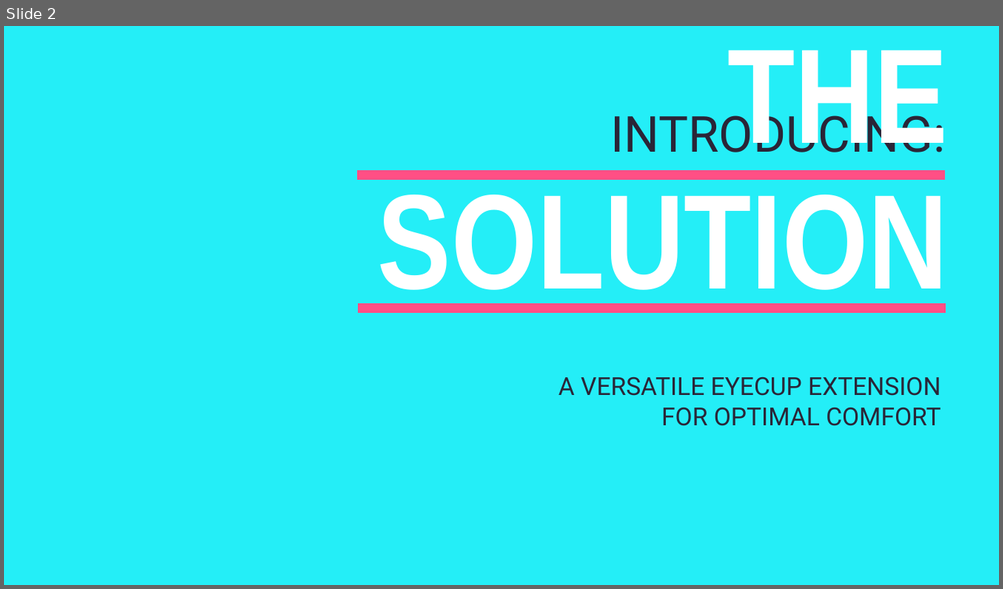
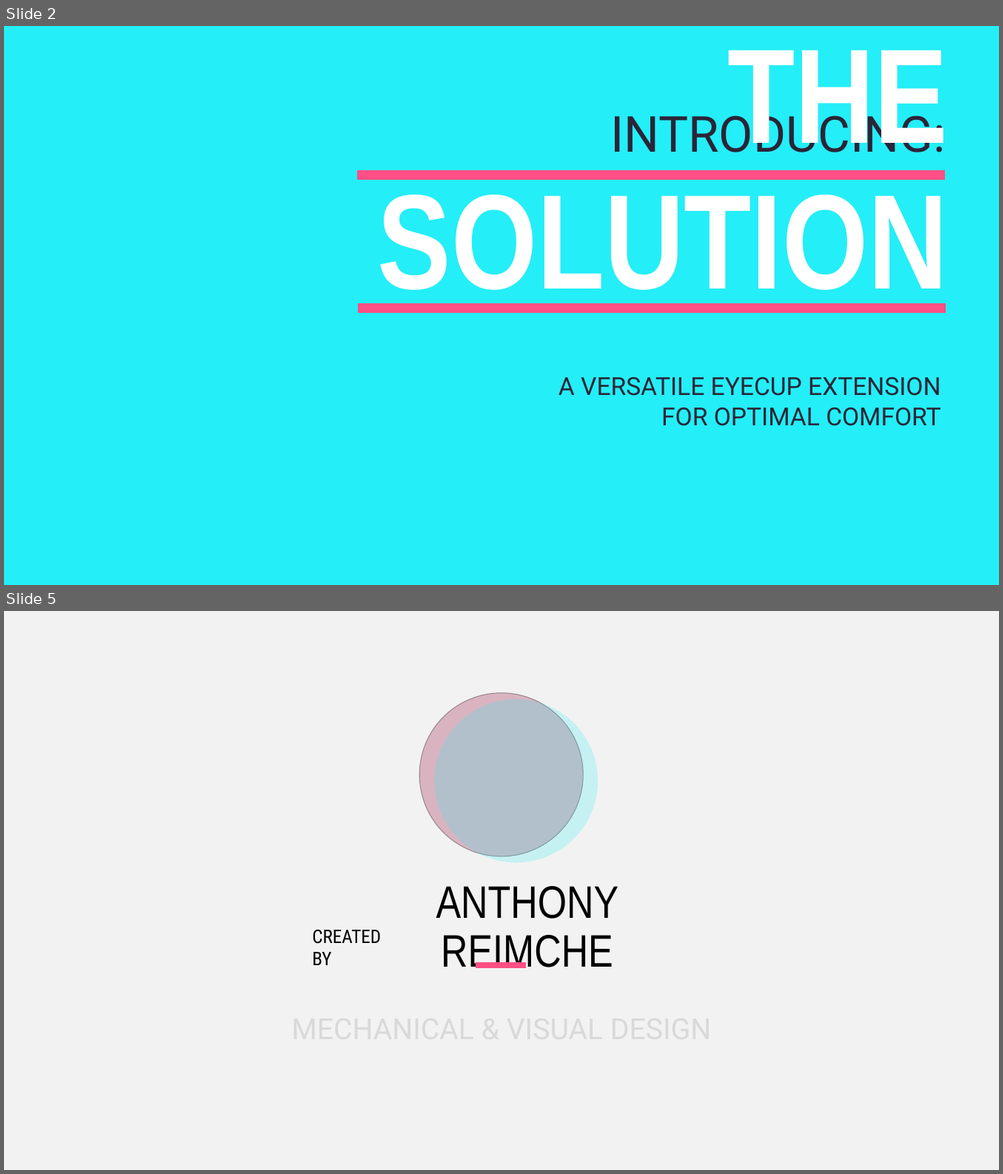
Before and after one commit to papillon-des-ombres/Nikon-D3400-DK-25-Extension, a slide deck: Promo.pptx. Shown one above the other, each under a label of ours: slide 2 before the commit, slides 2 and 5 after it; the slides between them are not shown. The pictures are 1003x589 and 1003x1174 pixels, drawn with LibreOffice and Linux fonts; fonts in the diff are those of the drawing; grey boxes stand for pictures; background and template pictures are left out. Boxes give left, top, right and bottom in pixels: in the first picture for what was removed or moved away, otherwise in the second. Text is boxed around its words. In the diff, an @@ line names an element or a change of style, - is before the commit and + after.

```diff
--- a/Promo.pptx
+++ b/Promo.pptx
@@ slide 5 added at <box>4,611,999,1170</box>, background #F2F2F2 @@
@@ picture added at <box>420,693,583,857</box> @@
@@ ellipse added at <box>420,693,583,857</box>, fill #FF4F85 at 21% opacity @@
@@ ellipse added at <box>435,699,598,863</box>, fill #24EEF7 at 21% opacity @@
@@ title added at <box>436,886,619,968</box>, 44 pt, text #000000 @@
+ANTHONY REIMCHE
@@ text added at <box>312,930,381,965</box>, 18 pt, text #000000 @@
+CREATED BY
@@ line added from (475, 965) to (526, 965), #FF4F85 6 pt @@
```
Also in this commit, not shown: 1 slide changed, 1 other slide added, 1 slide removed, 10 other files.
